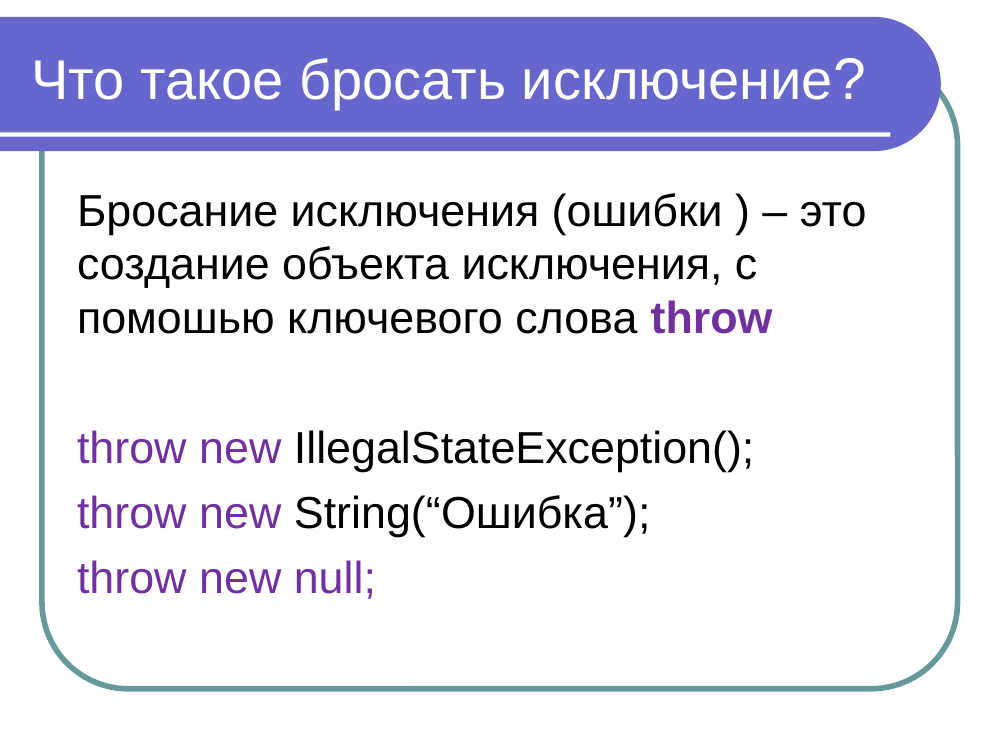
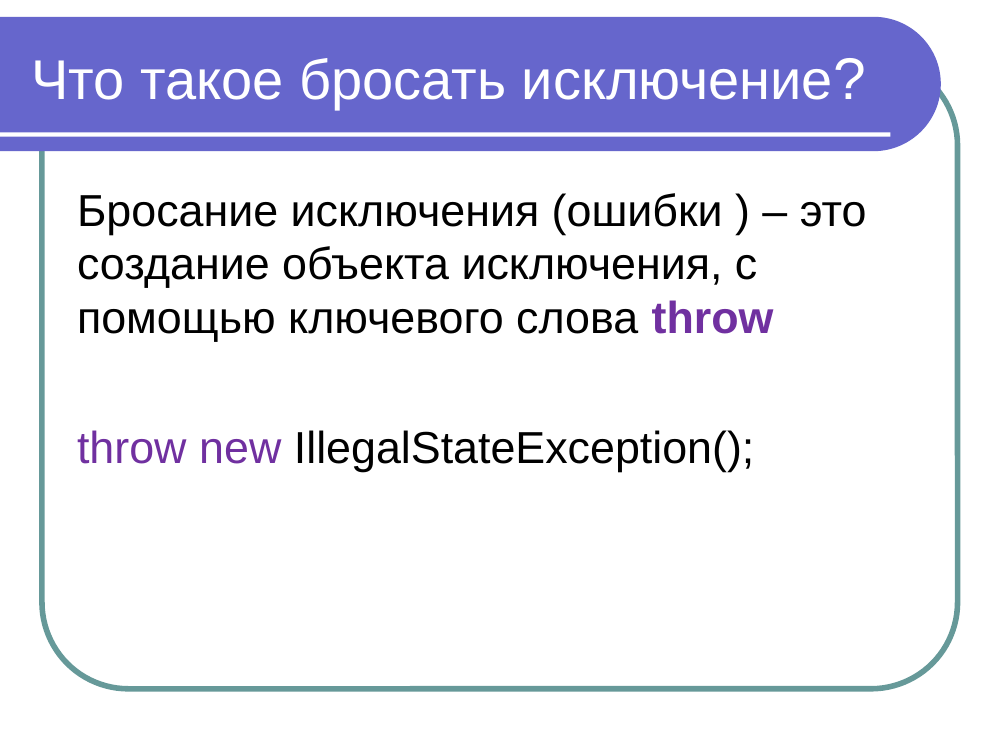
Before and after one commit to maxchv/JavaLessons, a slide deck: slide 23 of Lesson08/Modul 8 Isklyucheniya_1.ppt. Drawn at 1008x756 pixels with LibreOffice and Linux fonts; fonts in the diff are those of the drawing. Boxes give left, top, right and bottom in pixels: in the first picture for what was removed or moved away, otherwise in the second. Text is boxed around its words. In the diff, an @@ line names an element or a change of style, - is before the commit and + after.

```diff
--- a/Lesson08/Modul 8 Isklyucheniya_1.ppt
+++ b/Lesson08/Modul 8 Isklyucheniya_1.ppt
@@ text at [77, 193, 867, 342]: text changed @@
-Бросание исключения (ошибки ) – это создание объекта исключения, с помошью ключевого слова throw
+Бросание исключения (ошибки ) – это создание объекта исключения, с помощью ключевого слова throw
@@ text at [77, 495, 650, 599]: paragraphs removed @@
-throw new String(“Ошибка”);
-throw new null;
```
Also in this commit, not shown: 1 other slide changed.
